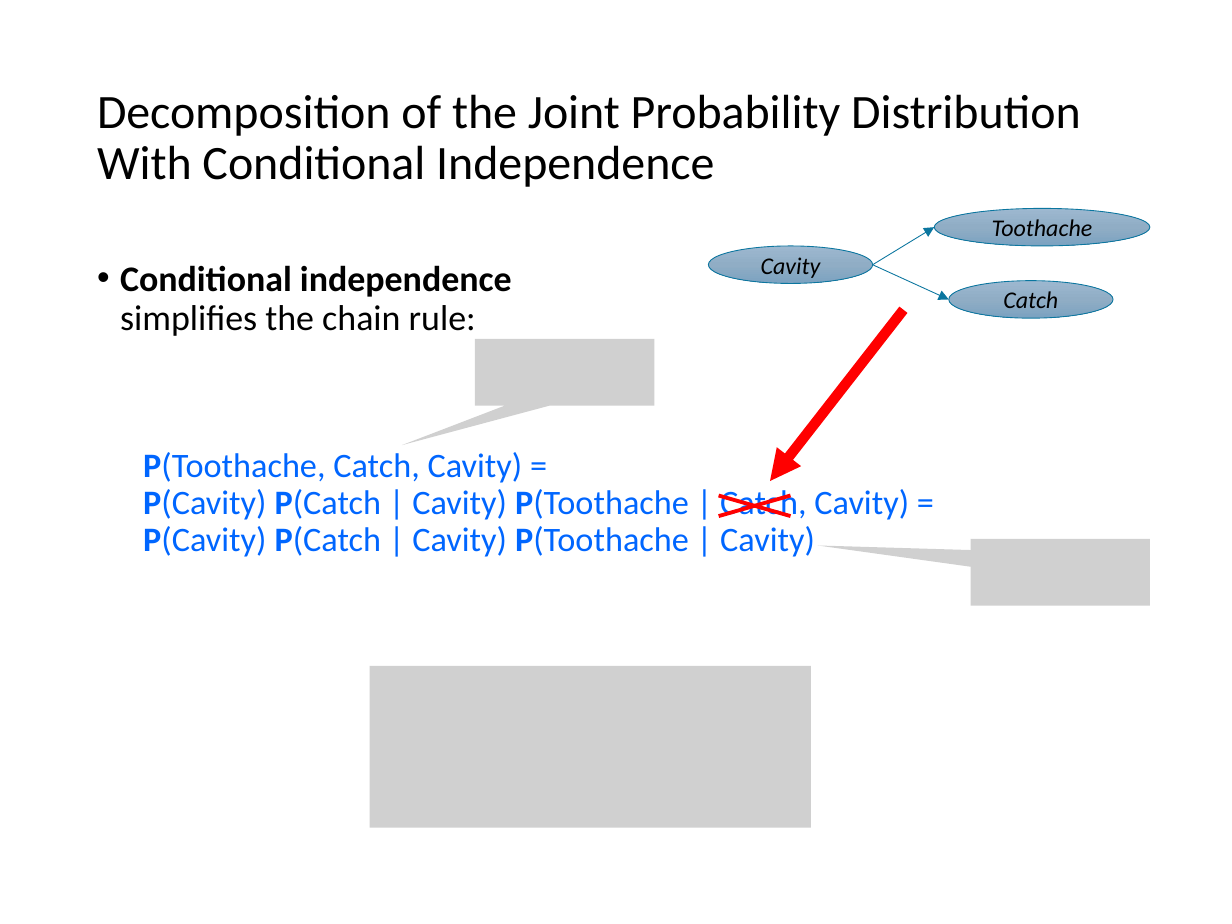
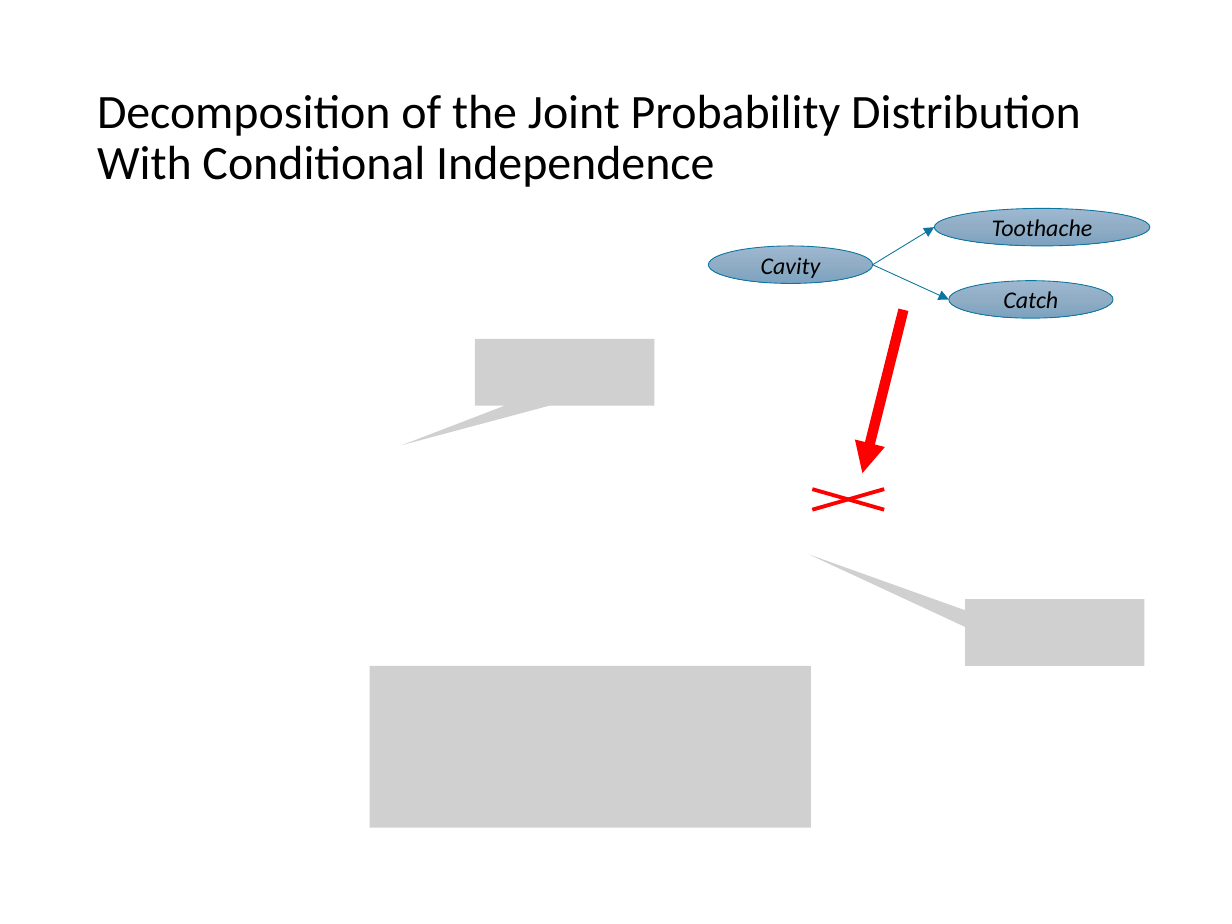
Before and after one commit to mhahsler/CS7320-AI, a slide deck: slide 21 of slides/12_uncertainty.pptx. Drawn at 1232x924 pixels with LibreOffice and Linux fonts; fonts in the diff are those of the drawing; grey boxes stand for pictures. Boxes give left, top, right and bottom in pixels: in the first picture for what was removed or moved away, otherwise in the second. Text is boxed around its words. In the diff, an @@ line names an element or a change of style, - is before the commit and + after.

Commit message:
improved definition of independence.

```diff
--- a/slides/12_uncertainty.pptx
+++ b/slides/12_uncertainty.pptx
@@ text removed at box(120, 265, 909, 557) @@
-• Conditional independence
-  simplifies the chain rule:
-  P(Toothache, Catch, Cavity) =
-  P(Cavity) P(Catch | Cavity) P(Toothache | Catch, Cavity) =
-  P(Cavity) P(Catch | Cavity) P(Toothache | Cavity)
@@ arrow moved from (903, 309) - (770, 480) to (903, 309) - (862, 473) @@
@@ line moved from (718, 495) - (791, 516) to (812, 489) - (885, 510) @@
@@ line moved from (718, 516) - (791, 495) to (812, 510) - (885, 489) @@
@@ picture removed at box(971, 538, 1151, 605) @@
@@ picture added at box(965, 599, 1145, 665) @@
```
Also in this commit, not shown: 6 other slides changed, 1 other file.
